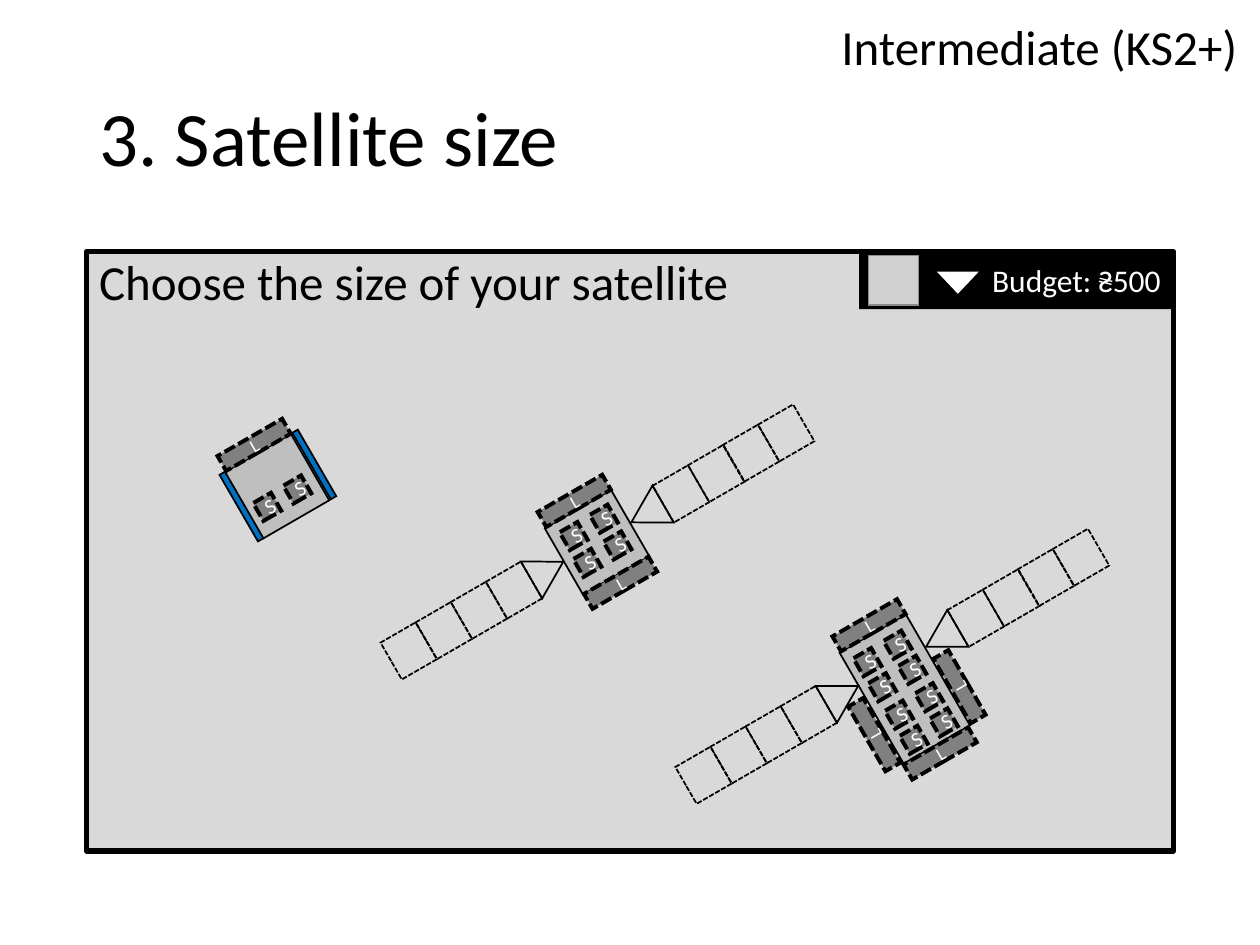
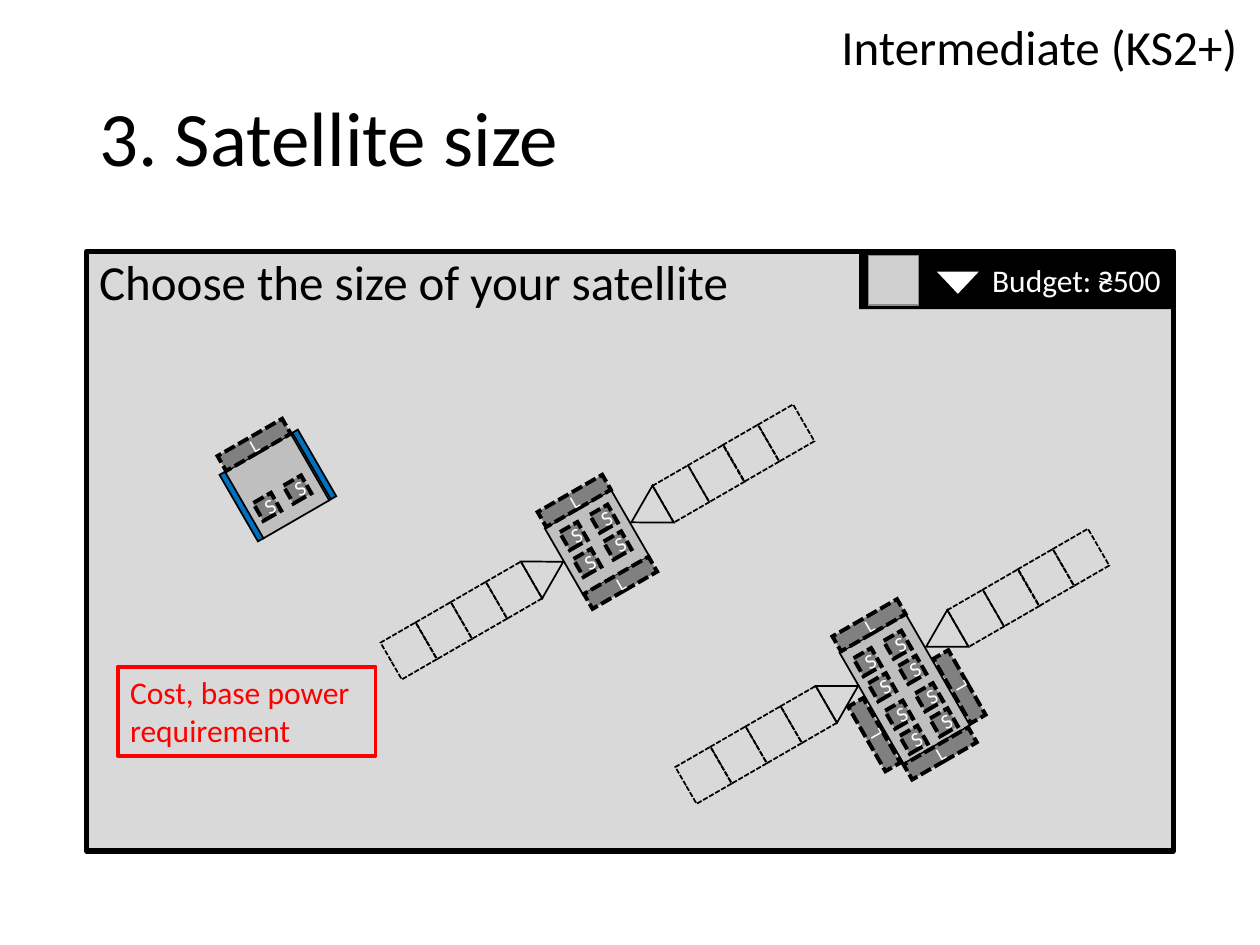
Before and after one commit to chrisnorth/classroom-rocket-scientist, a slide deck: slide 6 of outline_intermediate.pptx. Drawn at 1260x945 pixels with LibreOffice and Linux fonts; fonts in the diff are those of the drawing; grey boxes stand for pictures. Boxes give left, top, right and bottom in pixels: in the first picture for what was removed or moved away, otherwise in the second. Text is boxed around its words. In the diff, an @@ line names an element or a change of style, - is before the commit and + after.

```diff
--- a/outline_intermediate.pptx
+++ b/outline_intermediate.pptx
@@ rectangle added at [117,667,375,756], outline #FF0000 2.25 pt, 18 pt, text #FF0000 @@
+Cost, base power requirement
```
Also in this commit, not shown: 7 other slides changed, 3 other files.
